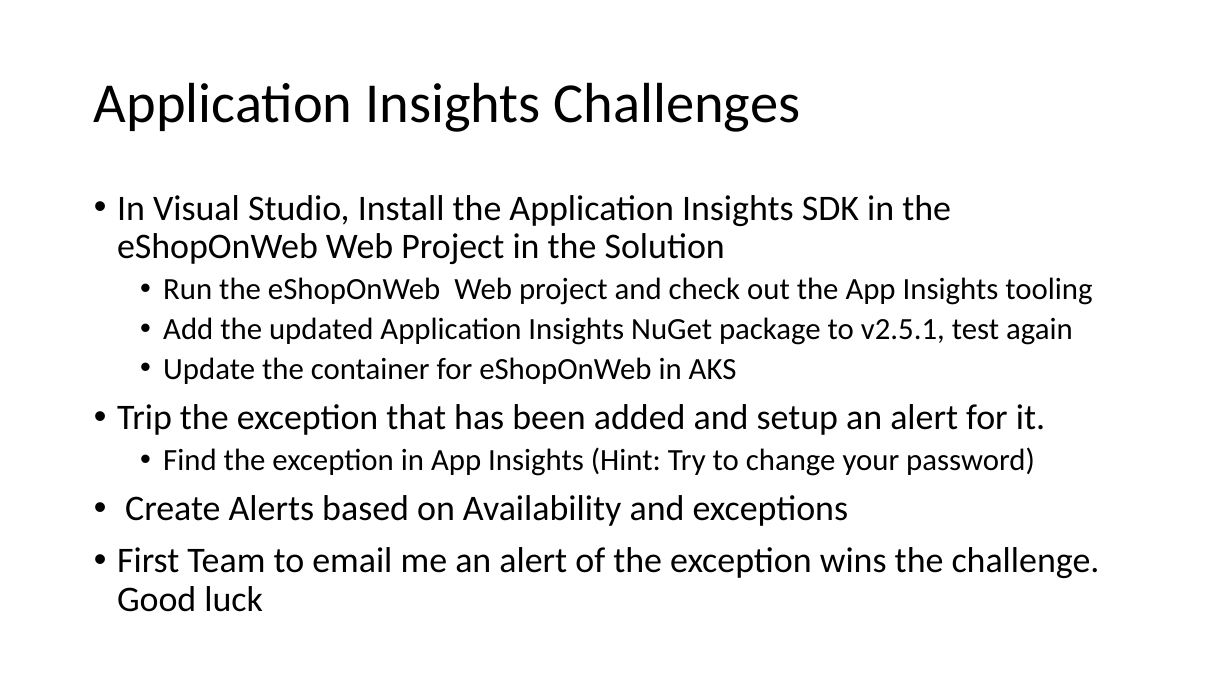
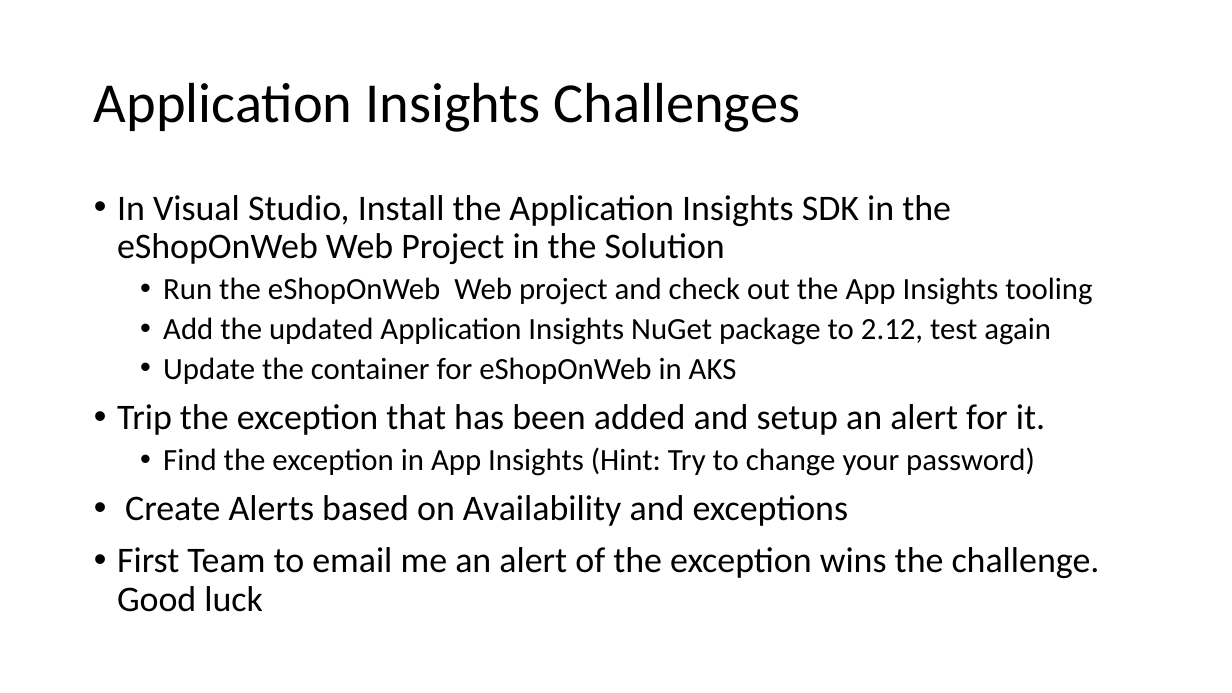
Before and after one commit to rkuehfus/pre-ready-2019-H1, a slide deck: slide 8 of Student/Guides/Challenges.pptx. Drawn at 1232x693 pixels with LibreOffice and Linux fonts; fonts in the diff are those of the drawing. Boxes give left, top, right and bottom in pixels: in the first picture for what was removed or moved away, otherwise in the second. Text is boxed around its words. In the diff, an @@ line names an element or a change of style, - is before the commit and + after.

Commit message:
Adding Workbooks Challenge
Adding new Workbooks Challenge that can completed in addition to or instead of Grafana integration challenge.
Updated version of App Insights SDK mentioned to 2.12 in App Insights Challenge.

```diff
--- a/Student/Guides/Challenges.pptx
+++ b/Student/Guides/Challenges.pptx
@@ text at box(163, 317, 1051, 345): text changed @@
-  • Add the updated Application Insights NuGet package to v2.5.1, test again
+  • Add the updated Application Insights NuGet package to 2.12, test again
```
Also in this commit, not shown: 3 other slides changed, 1 slide added.
